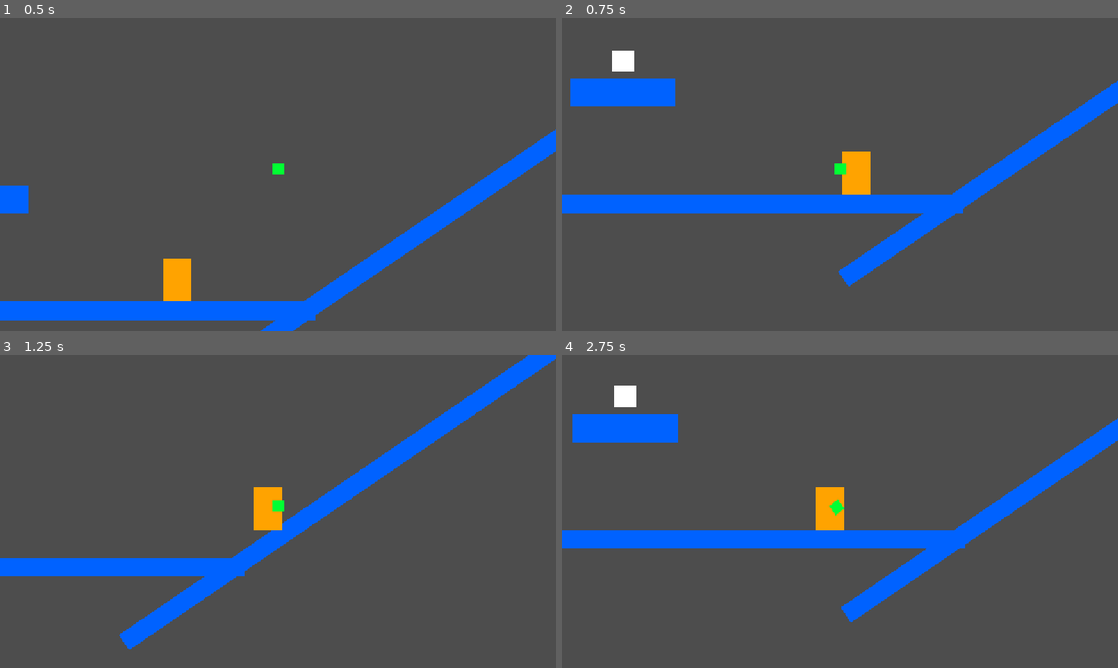
Above: before the commit, frames 1-4 (two rows, left to right).
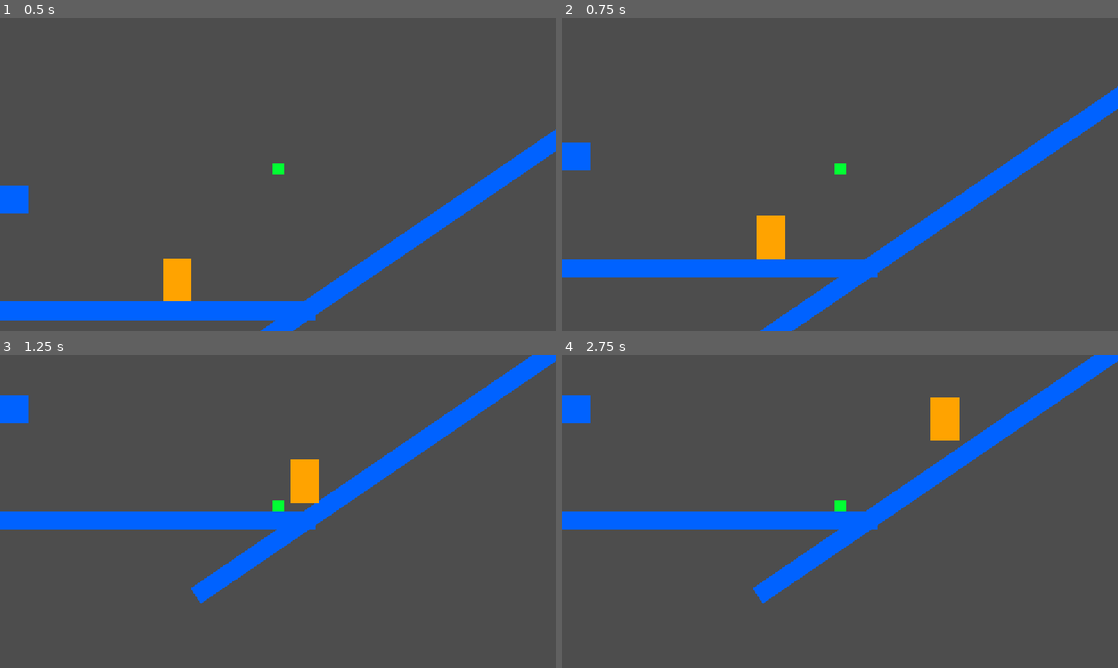
Above: after the commit, the same moments.

Repository: Swimnato/BYU-Game-Jam-summer-2025
Game: Godot game, scene res://Scenes/MovementDemo.tscn
The game is run twice, just before and just after one commit, with the same random seed, the same clock (stepped at 60 frames per second) and the same inputs.
Inputs:
- Up to frame 1 (0.5 s): no input
- Up to frame 2 (0.75 s): hold D (Right) from 0.53 s (still down); tap E (Use) at 0.6 s
- Up to frame 3 (1.25 s): keep holding D (Right); tap Space (Jump) at 0.77 s
- Up to frame 4 (2.75 s): tap E (Use) at 1.35, 2.1 s; tap Space (Jump) at 1.52 s; release D (Right) at 2.03 s; hold A (Left) from 2.03 s (still down)

Frame 1 is identical in both runs. In frame 2, 13% of the frame differs, in the area x 0-100%, y 10-100%; in frame 3, 8.6%; in frame 4, 18%, in the area x 0-100%, y 0-86%.

Commit message:
fix: disallow picking up the gizmo from any range

Diff:
--- a/the-grand-gizmo-escape/Scenes/Gizmo.tscn
+++ b/the-grand-gizmo-escape/Scenes/Gizmo.tscn
@@ -1,12 +1,9 @@
-[gd_scene load_steps=4 format=3 uid="uid://bntuafboxip58"]
+[gd_scene load_steps=3 format=3 uid="uid://bntuafboxip58"]
 
 [ext_resource type="Texture2D" uid="uid://cxg7i0o8q46o2" path="res://Textures/green.png" id="1_drug4"]
 
 [sub_resource type="RectangleShape2D" id="RectangleShape2D_a1ylc"]
 size = Vector2(36, 38)
-
-[sub_resource type="RectangleShape2D" id="RectangleShape2D_drug4"]
-size = Vector2(156, 148)
 
 [node name="Gizmo" type="RigidBody2D" groups=["pickable"]]
 
@@ -18,9 +15,3 @@
 position = Vector2(0, -20)
 scale = Vector2(38, 38)
 texture = ExtResource("1_drug4")
-
-[node name="PickupTrigger" type="Area2D" parent="."]
-
-[node name="CollisionShape2D" type="CollisionShape2D" parent="PickupTrigger"]
-position = Vector2(0, -20)
-shape = SubResource("RectangleShape2D_drug4")
--- a/the-grand-gizmo-escape/Scenes/MovementDemo.tscn
+++ b/the-grand-gizmo-escape/Scenes/MovementDemo.tscn
@@ -4,7 +4,7 @@
 [ext_resource type="PackedScene" uid="uid://crpdu3punicwa" path="res://Scenes/Door.tscn" id="2_7lgdx"]
 [ext_resource type="PackedScene" uid="uid://bvgvaxq4l543v" path="res://Scenes/Player.tscn" id="2_johof"]
 [ext_resource type="PackedScene" uid="uid://bntuafboxip58" path="res://Scenes/Gizmo.tscn" id="3_6mka5"]
-[ext_resource type="PackedScene" uid="uid://wf6f5r3s7d0m" path="res://Scenes/lever.tscn" id="4_saock"]
+[ext_resource type="PackedScene" uid="uid://wf6f5r3s7d0m" path="res://Scenes/Lever.tscn" id="4_saock"]
 
 [sub_resource type="RectangleShape2D" id="RectangleShape2D_johof"]
 size = Vector2(2050, 62)
@@ -99,9 +99,12 @@
 SPEED = 1000.0
 FRICTION = 20000.0
 
+[node name="HoldSocket" parent="Entities/Player" index="2"]
+visibility_layer = 4
+
 [node name="PickupController" parent="Entities/Player" index="3"]
 socket_path = NodePath("../HoldSocket")
-pickup_area_path = NodePath("../../Gizmo/PickupTrigger")
+pickup_area_path = NodePath("../PickupTrigger")
 
 [node name="Gizmo" parent="Entities" instance=ExtResource("3_6mka5")]
 position = Vector2(1913, -564)
--- a/the-grand-gizmo-escape/Scenes/Player.tscn
+++ b/the-grand-gizmo-escape/Scenes/Player.tscn
@@ -12,6 +12,9 @@
 [sub_resource type="CapsuleShape2D" id="CapsuleShape2D_kyqiw"]
 radius = 99.0
 height = 300.0
+
+[sub_resource type="RectangleShape2D" id="RectangleShape2D_gntrk"]
+size = Vector2(481, 509)
 
 [node name="Player" type="CharacterBody2D"]
 floor_snap_length = 7.1
@@ -38,3 +41,9 @@
 
 [node name="PickupController" type="Node" parent="."]
 script = ExtResource("3_gntrk")
+
+[node name="PickupTrigger" type="Area2D" parent="."]
+
+[node name="CollisionShape2D" type="CollisionShape2D" parent="PickupTrigger"]
+position = Vector2(-0.5, -0.5)
+shape = SubResource("RectangleShape2D_gntrk")
Not shown: 1 places in the-grand-gizmo-escape/Scenes/Player.tscn that only renumber resources
